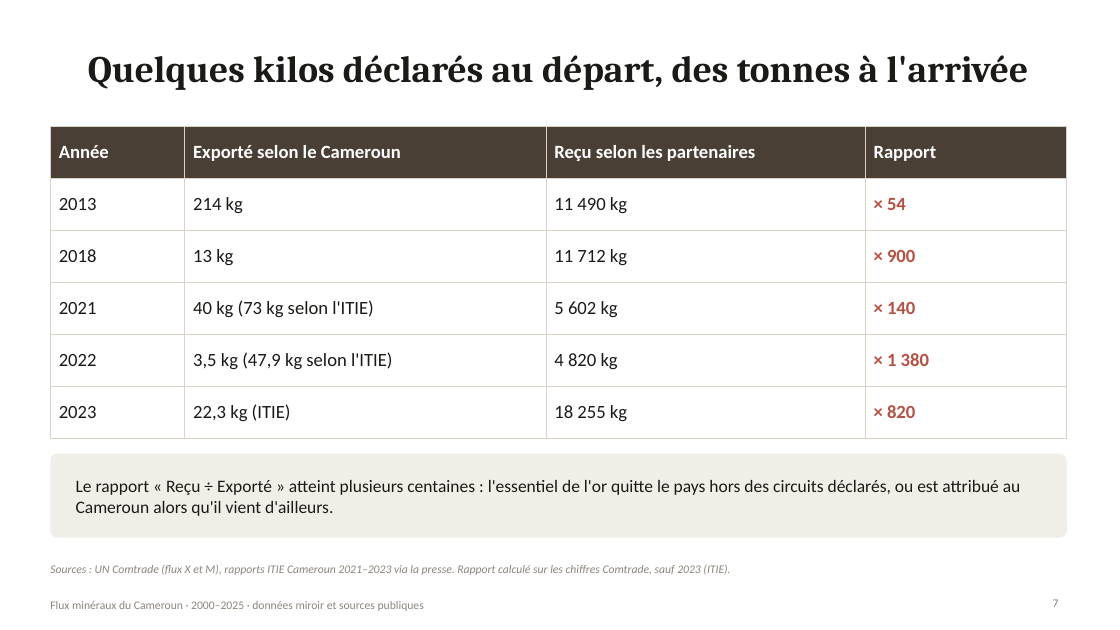
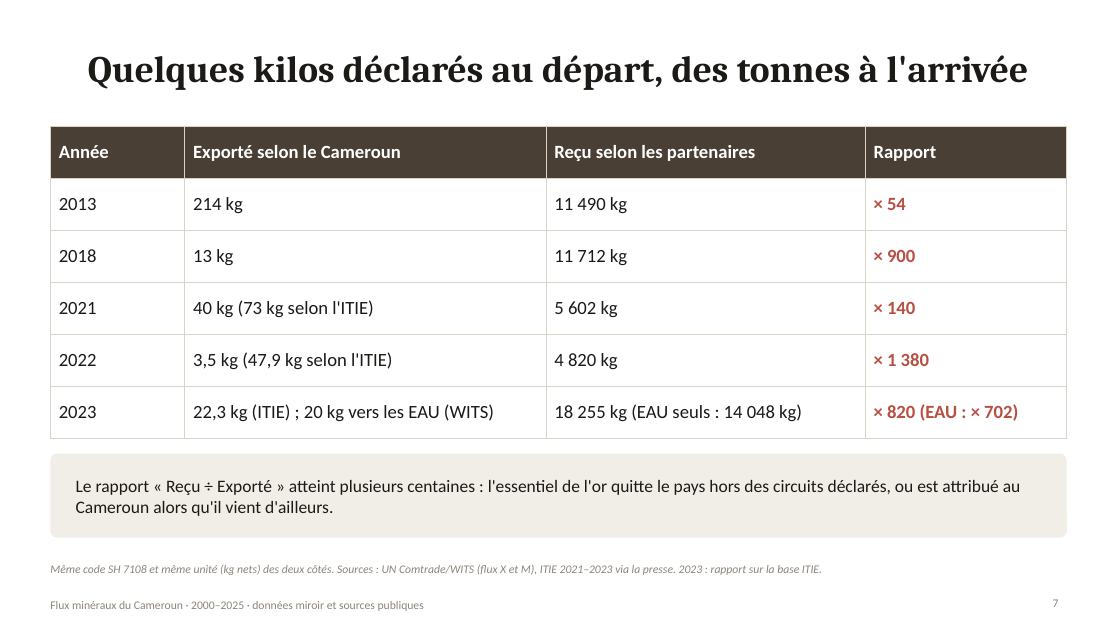
Before and after one commit to boujieka/Boujieka, a slide deck: slide 7 of docs/presentation/Flux_mineraux_Cameroun_2000-2025.pptx. Drawn at 1120x630 pixels with LibreOffice and Linux fonts; fonts in the diff are those of the drawing. Boxes give left, top, right and bottom in pixels: in the first picture for what was removed or moved away, otherwise in the second. Text is boxed around its words. In the diff, an @@ line names an element or a change of style, - is before the commit and + after.

```diff
--- a/docs/presentation/Flux_mineraux_Cameroun_2000-2025.pptx
+++ b/docs/presentation/Flux_mineraux_Cameroun_2000-2025.pptx
@@ table at bbox=[50, 126, 1067, 426] @@
-row 6: 2023 | 22,3 kg (ITIE) | 18 255 kg | × 820
+row 6: 2023 | 22,3 kg (ITIE) ; 20 kg vers les EAU (WITS) | 18 255 kg (EAU seuls : 14 048 kg) | × 820 (EAU : × 702)
@@ text at bbox=[50, 565, 822, 575]: text changed @@
-Sources : UN Comtrade (flux X et M), rapports ITIE Cameroun 2021–2023 via la presse. Rapport calculé sur les chiffres Comtrade, sauf 2023 (ITIE).
+Même code SH 7108 et même unité (kg nets) des deux côtés. Sources : UN Comtrade/WITS (flux X et M), ITIE 2021–2023 via la presse. 2023 : rapport sur la base ITIE.
```
Also in this commit, not shown: 12 other slides changed, 4 slides added, 2 other files.
